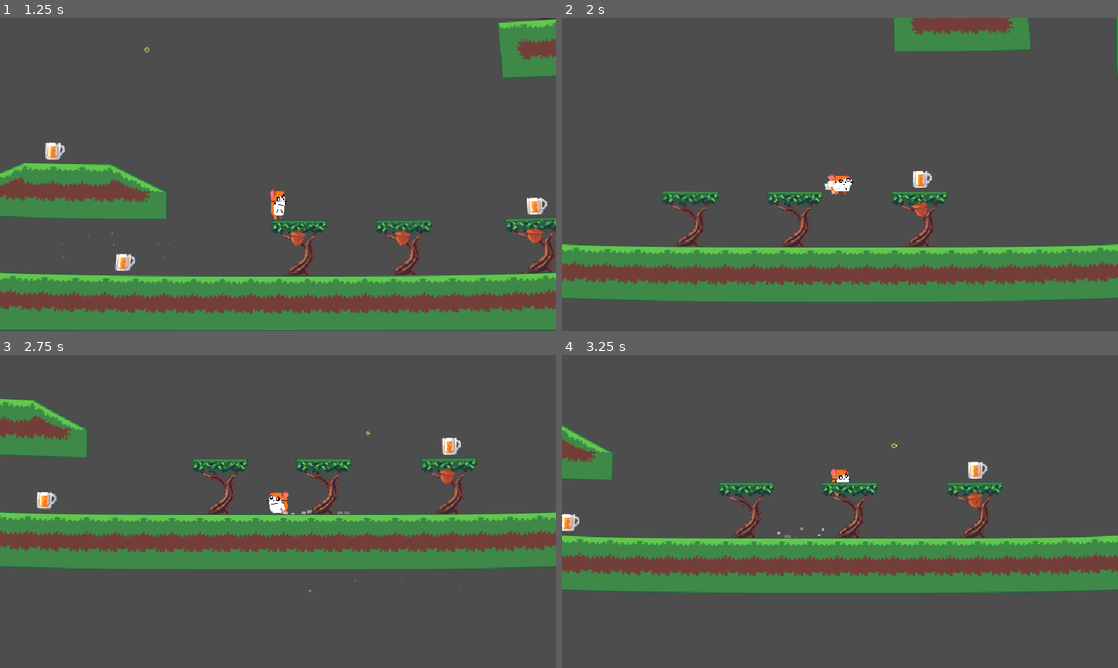
Above: before the commit, frames 1-4 (two rows, left to right).
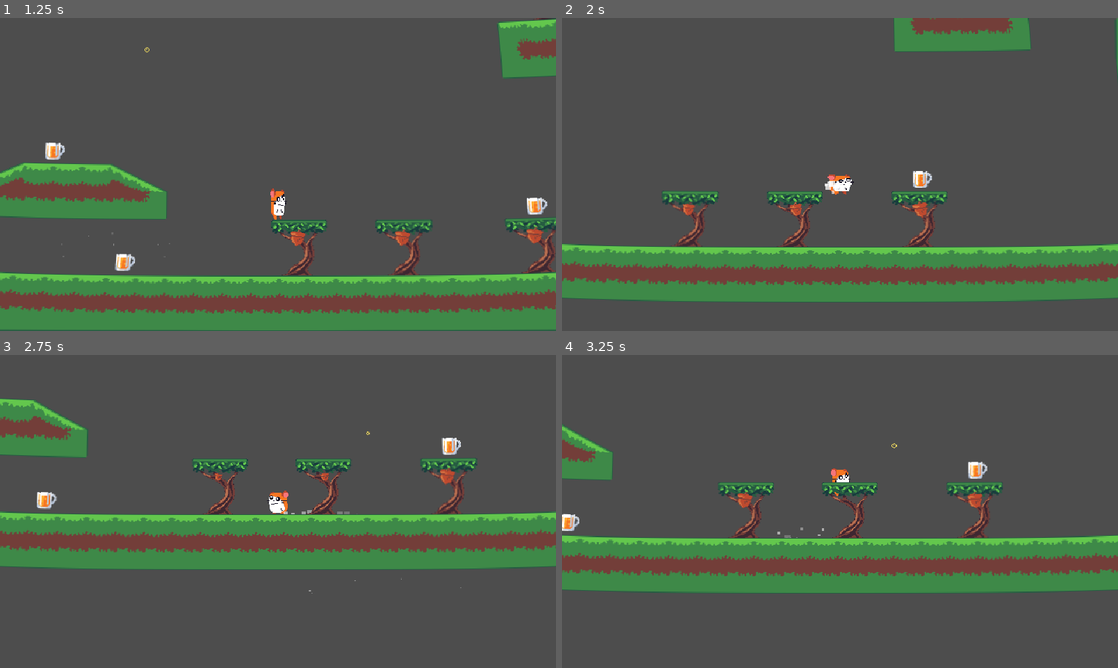
Above: after the commit, the same moments.

Repository: Codex112008/GMTK-2025-Game-Jam
Game: Godot game, scene res://Scenes/Game.tscn
The game is run twice, just before and just after one commit, with the same random seed, the same clock (stepped at 60 frames per second) and the same inputs.
Inputs:
- Up to frame 1 (1.25 s): hold D (right) from 0.53 s (still down); tap Space (jump) at 0.77 s
- Up to frame 2 (2 s): keep holding D (right); tap Space (jump) at 1.52 s
- Up to frame 3 (2.75 s): release D (right) at 2.03 s; hold A (left) from 2.03 s (still down)
- Up to frame 4 (3.25 s): release A (left) at 2.78 s; hold D (right) from 2.78 s (still down); tap Space (jump) at 3.02 s

Frame 1 is identical in both runs. In frame 2, 0.1% of the frame differs, in the area x 21-44%, y 58-64%; in frame 3, less than 0.1%; in frame 4, 0.1%.

Commit message:
pooks pls fix tree i broke it

Diff:
--- a/Scenes/Tree.tscn
+++ b/Scenes/Tree.tscn
@@ -48,6 +48,7 @@
 
 [sub_resource type="Animation" id="Animation_cb0yx"]
 resource_name = "empty"
+length = 0.3
 tracks/0/type = "value"
 tracks/0/imported = false
 tracks/0/enabled = true
@@ -55,10 +56,22 @@
 tracks/0/interp = 1
 tracks/0/loop_wrap = true
 tracks/0/keys = {
-"times": PackedFloat32Array(0),
-"transitions": PackedFloat32Array(1),
+"times": PackedFloat32Array(0, 0.3),
+"transitions": PackedFloat32Array(1, 1),
 "update": 1,
-"values": [false]
+"values": [true, false]
+}
+tracks/1/type = "value"
+tracks/1/imported = false
+tracks/1/enabled = true
+tracks/1/path = NodePath("RotatePoint/Nut:scale")
+tracks/1/interp = 1
+tracks/1/loop_wrap = true
+tracks/1/keys = {
+"times": PackedFloat32Array(0, 0.3),
+"transitions": PackedFloat32Array(1, 1),
+"update": 0,
+"values": [Vector2(1, 1), Vector2(1e-05, 1e-05)]
 }
 
 [sub_resource type="Animation" id="Animation_0suky"]
--- a/Scripts/Tree.gd
+++ b/Scripts/Tree.gd
@@ -10,7 +10,7 @@
 	if !anim_player.current_animation == "grow":
 		if (has_nut):
 			anim_player.play("swing")
-		else:
+		elif (!has_nut && anim_player.current_animation != "empty"):
 			anim_player.play("empty")
 
 func grow():
